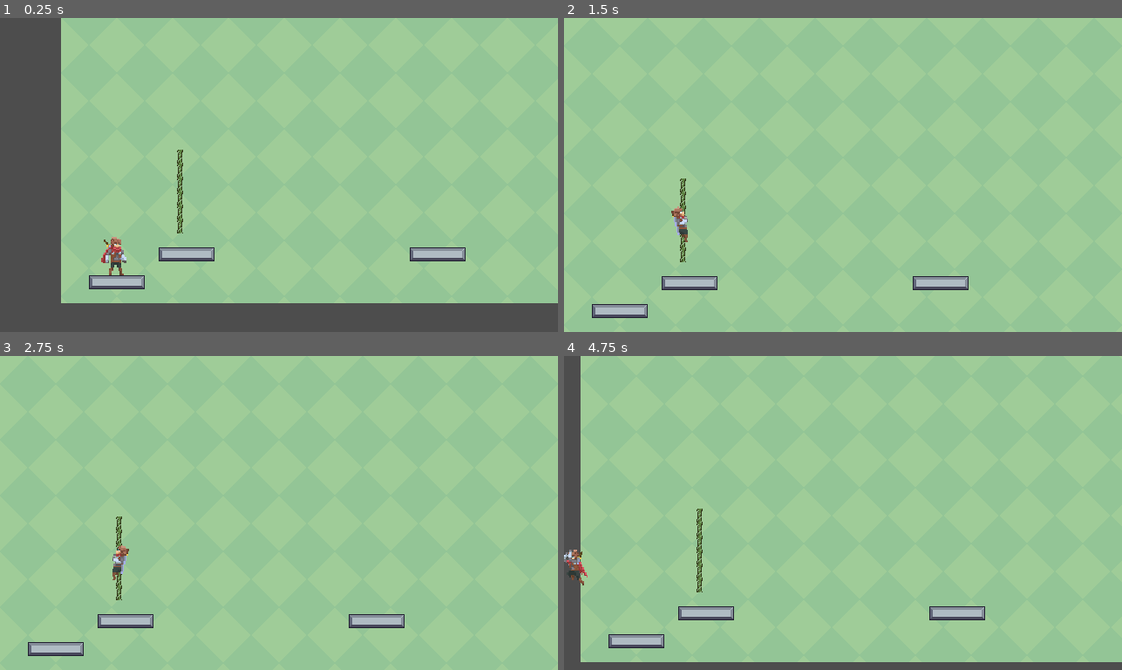
Above: before the commit, frames 1-4 (two rows, left to right).
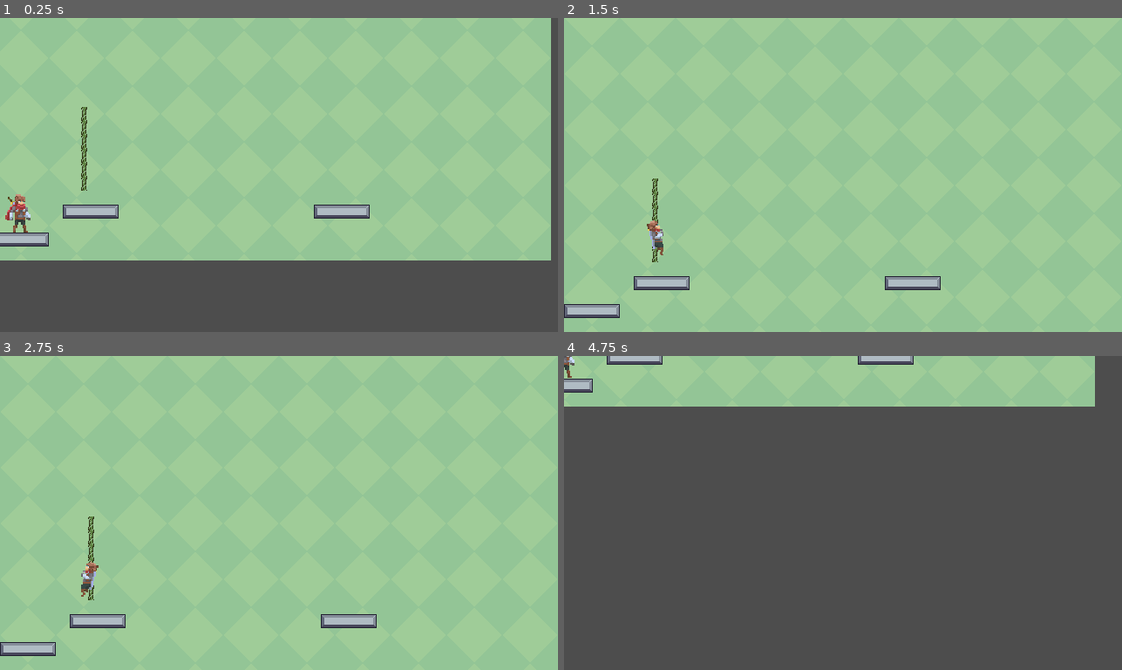
Above: after the commit, the same moments.

Repository: DeVelox/Niro
Game: Godot game, scene res://levels/chest/chest-1.tscn
The game is run twice, just before and just after one commit, with the same random seed, the same clock (stepped at 60 frames per second) and the same inputs. This scene is started directly instead of the project's main scene.
Inputs:
- Up to frame 1 (0.25 s): no input
- Up to frame 2 (1.5 s): hold D (right) from 0.53 s (still down); tap Shift (dash) at 0.6 s; tap Space (jump) at 0.77 s; tap F (interact) at 1.35 s
- Up to frame 3 (2.75 s): tap Space (jump) at 1.52 s; release D (right) at 2.03 s; hold A (left) from 2.03 s (still down); tap Shift (dash) at 2.1 s
- Up to frame 4 (4.75 s): tap Enter at 2.75 s; release A (left) at 2.78 s; hold D (right) 2.78-4.28 s; tap F (interact) at 2.85, 4.35 s; tap Space (jump) at 3.02, 3.77, 4.52 s; tap Shift (dash) at 3.6 s; tap R (reset) at 4.15 s; hold A (left) from 4.28 s (still down)

The runs differ from the first frame. In frame 1, 24% of the frame differs, in the area x 0-100%, y 0-91%; in frame 2, 2.1%; in frame 3, 2.1%; in frame 4, 81%, in the area x 0-100%, y 0-98%.

Commit message:
Added giant background to template level

Diff:
--- a/player/player.gd
+++ b/player/player.gd
@@ -522,9 +522,11 @@
 		modulate = color
 
 
-func _start_climbing(_body: Node2D) -> void:
+func _start_climbing(body: Node2D) -> void:
 	if not is_climbing and climb_cooldown.is_stopped():
-		position.x += 10 * velocity.normalized().x
+		var tile_pos = body.local_to_map(position)
+		var pos = body.map_to_local(tile_pos)
+		position.x = pos.x
 		velocity.x = 0
 		is_climbing = true
 		is_dashing = false
--- a/player/player.tscn
+++ b/player/player.tscn
@@ -249,7 +249,7 @@
 [node name="AnimatedSprite2D" type="AnimatedSprite2D" parent="."]
 scale = Vector2(1.5, 1.5)
 sprite_frames = SubResource("SpriteFrames_13nta")
-animation = &"idle"
+animation = &"climbing_idle"
 autoplay = "idle"
 offset = Vector2(0, -1)
 
@@ -258,6 +258,7 @@
 shape = SubResource("RectangleShape2D_0rk70")
 
 [node name="Camera2D" type="Camera2D" parent="."]
+anchor_mode = 0
 limit_left = -16
 limit_top = -16
 limit_right = 656
--- a/prefabs/level.tscn
+++ b/prefabs/level.tscn
@@ -1,6 +1,21 @@
-[gd_scene load_steps=2 format=3 uid="uid://dshqa4djsi3mg"]
+[gd_scene load_steps=3 format=3 uid="uid://dshqa4djsi3mg"]
 
 [ext_resource type="Script" path="res://prefabs/level.gd" id="1_qtkw1"]
+[ext_resource type="Texture2D" uid="uid://c43ygn1u7sueg" path="res://assets/stoneGiantPlaceholder1.png" id="2_cp41m"]
 
 [node name="Level" type="Node2D"]
 script = ExtResource("1_qtkw1")
+
+[node name="TextureRect" type="TextureRect" parent="."]
+anchors_preset = 8
+anchor_left = 0.5
+anchor_top = 0.5
+anchor_right = 0.5
+anchor_bottom = 0.5
+offset_left = -16.0
+offset_top = -16.0
+offset_right = 656.0
+offset_bottom = 376.0
+grow_horizontal = 2
+grow_vertical = 2
+texture = ExtResource("2_cp41m")
--- a/prefabs/tilemap.tscn
+++ b/prefabs/tilemap.tscn
@@ -1586,7 +1586,7 @@
 17:11/0/physics_layer_2/angular_velocity = 0.0
 17:11/0/physics_layer_3/linear_velocity = Vector2(0, 0)
 17:11/0/physics_layer_3/angular_velocity = 0.0
-17:11/0/physics_layer_3/polygon_0/points = PackedVector2Array(-8, -8, 8, -8, 8, 8, -8, 8)
+17:11/0/physics_layer_3/polygon_0/points = PackedVector2Array(-2, -8, 2, -8, 2, 8, -2, 8)
 18:11/0 = 0
 18:11/0/physics_layer_0/linear_velocity = Vector2(0, 0)
 18:11/0/physics_layer_0/angular_velocity = 0.0
@@ -1596,7 +1596,7 @@
 18:11/0/physics_layer_2/angular_velocity = 0.0
 18:11/0/physics_layer_3/linear_velocity = Vector2(0, 0)
 18:11/0/physics_layer_3/angular_velocity = 0.0
-18:11/0/physics_layer_3/polygon_0/points = PackedVector2Array(-8, -8, 8, -8, 8, 8, -8, 8)
+18:11/0/physics_layer_3/polygon_0/points = PackedVector2Array(-2, -8, 2, -8, 2, 8, -2, 8)
 20:11/0 = 0
 20:11/0/physics_layer_0/linear_velocity = Vector2(0, 0)
 20:11/0/physics_layer_0/angular_velocity = 0.0
@@ -1782,7 +1782,8 @@
 16:14/0/physics_layer_1/angular_velocity = 0.0
 16:14/0/physics_layer_2/linear_velocity = Vector2(0, 0)
 16:14/0/physics_layer_2/angular_velocity = 0.0
-16:14/0/physics_layer_2/polygon_0/points = PackedVector2Array(-8, -8, 8, -8, 8, 8, -8, 8)
+16:14/0/physics_layer_2/polygon_0/points = PackedVector2Array(-8, -8, 8, -8, 8, 0, -8, 0)
+16:14/0/physics_layer_2/polygon_0/one_way = true
 16:14/0/physics_layer_3/linear_velocity = Vector2(0, 0)
 16:14/0/physics_layer_3/angular_velocity = 0.0
 17:14/0 = 0
@@ -1792,7 +1793,8 @@
 17:14/0/physics_layer_1/angular_velocity = 0.0
 17:14/0/physics_layer_2/linear_velocity = Vector2(0, 0)
 17:14/0/physics_layer_2/angular_velocity = 0.0
-17:14/0/physics_layer_2/polygon_0/points = PackedVector2Array(-8, -8, 8, -8, 8, 8, -8, 8)
+17:14/0/physics_layer_2/polygon_0/points = PackedVector2Array(-8, -8, 8, -8, 8, 0, -8, 0)
+17:14/0/physics_layer_2/polygon_0/one_way = true
 17:14/0/physics_layer_3/linear_velocity = Vector2(0, 0)
 17:14/0/physics_layer_3/angular_velocity = 0.0
 20:14/0 = 0
@@ -1869,7 +1871,8 @@
 16:16/0/physics_layer_1/angular_velocity = 0.0
 16:16/0/physics_layer_2/linear_velocity = Vector2(0, 0)
 16:16/0/physics_layer_2/angular_velocity = 0.0
-16:16/0/physics_layer_2/polygon_0/points = PackedVector2Array(-8, -8, 8, -8, 8, 8, -8, 8)
+16:16/0/physics_layer_2/polygon_0/points = PackedVector2Array(-8, -8, 8, -8, 8, 0, -8, 0)
+16:16/0/physics_layer_2/polygon_0/one_way = true
 16:16/0/physics_layer_3/linear_velocity = Vector2(0, 0)
 16:16/0/physics_layer_3/angular_velocity = 0.0
 17:16/0 = 0
@@ -1879,7 +1882,8 @@
 17:16/0/physics_layer_1/angular_velocity = 0.0
 17:16/0/physics_layer_2/linear_velocity = Vector2(0, 0)
 17:16/0/physics_layer_2/angular_velocity = 0.0
-17:16/0/physics_layer_2/polygon_0/points = PackedVector2Array(-8, -8, 8, -8, 8, 8, -8, 8)
+17:16/0/physics_layer_2/polygon_0/points = PackedVector2Array(-8, -8, 8, -8, 8, 0, -8, 0)
+17:16/0/physics_layer_2/polygon_0/one_way = true
 17:16/0/physics_layer_3/linear_velocity = Vector2(0, 0)
 17:16/0/physics_layer_3/angular_velocity = 0.0
 18:16/0 = 0
@@ -1889,7 +1893,8 @@
 18:16/0/physics_layer_1/angular_velocity = 0.0
 18:16/0/physics_layer_2/linear_velocity = Vector2(0, 0)
 18:16/0/physics_layer_2/angular_velocity = 0.0
-18:16/0/physics_layer_2/polygon_0/points = PackedVector2Array(-8, -8, 8, -8, 8, 8, -8, 8)
+18:16/0/physics_layer_2/polygon_0/points = PackedVector2Array(-8, -8, 8, -8, 8, 0, -8, 0)
+18:16/0/physics_layer_2/polygon_0/one_way = true
 18:16/0/physics_layer_3/linear_velocity = Vector2(0, 0)
 18:16/0/physics_layer_3/angular_velocity = 0.0
 20:16/0 = 0
Binary file added: assets/stoneGiantPlaceholder1.png
Not shown, added: assets/stoneGiantPlaceholder1.png.import
